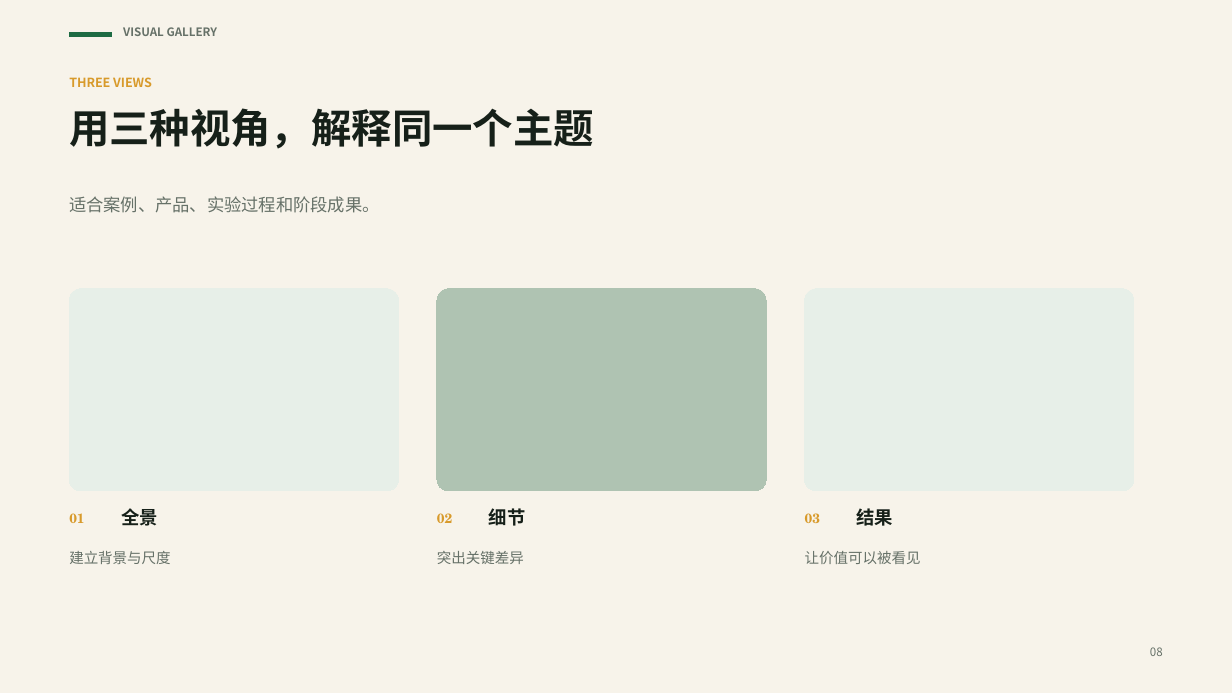
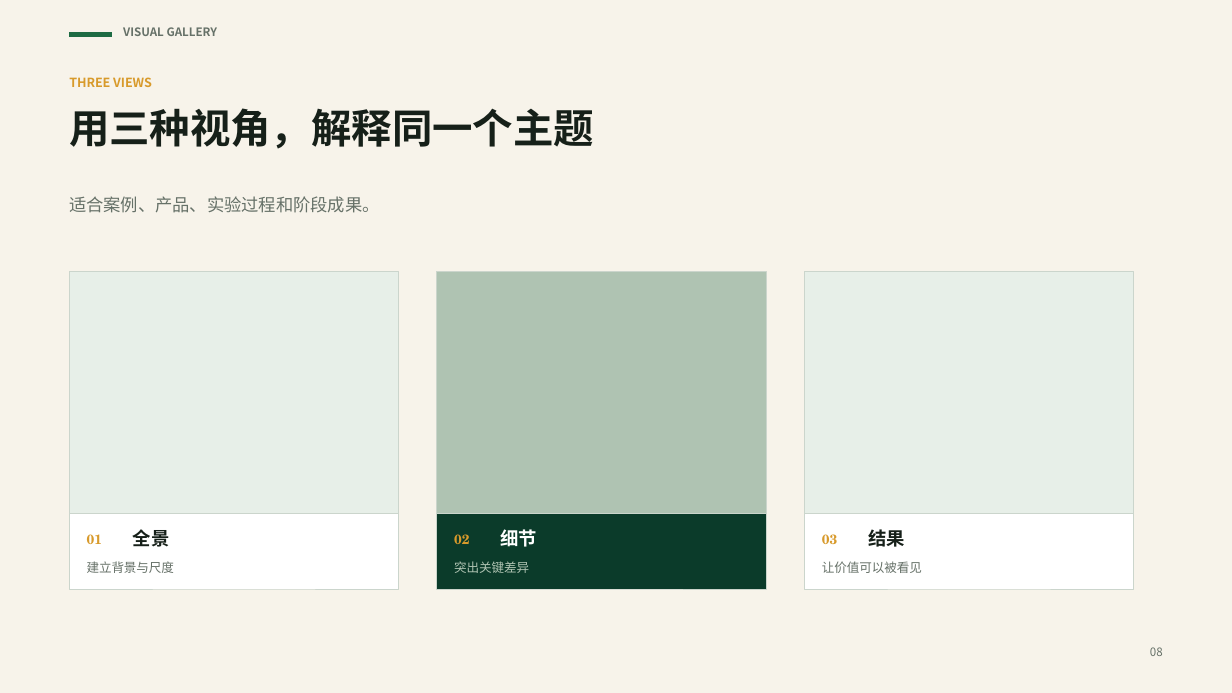
Before and after one commit to zhoy0409-debug/build-premium-pptx, a slide deck: slide 8 of assets/premium-green-layout-kit.pptx. Drawn at 1232x693 pixels with LibreOffice and Linux fonts; fonts in the diff are those of the drawing. Boxes give left, top, right and bottom in pixels: in the first picture for what was removed or moved away, otherwise in the second. Text is boxed around its words. In the diff, an @@ line names an element or a change of style, - is before the commit and + after.

```diff
--- a/assets/premium-green-layout-kit.pptx
+++ b/assets/premium-green-layout-kit.pptx
@@ rectangle: place and size @@
-rectangle at <box>69,288,398,491</box>
+rectangle at <box>69,272,398,514</box>
@@ rectangle at <box>69,272,398,514</box>: rounded rectangle to rectangle; outline #E7EFE8 0 pt to #CBD5CC 0.75 pt @@
@@ rounded rectangle removed at <box>437,288,766,491</box> @@
@@ rectangle added at <box>437,272,766,514</box>, fill #AFC3B2, outline #CBD5CC 0.75 pt @@
@@ rounded rectangle removed at <box>805,288,1134,491</box> @@
@@ rectangle added at <box>805,272,1134,514</box>, fill #E7EFE8, outline #CBD5CC 0.75 pt @@
@@ rectangle added at <box>69,514,398,589</box>, fill #FFFFFF, outline #CBD5CC 0.75 pt @@
@@ text "01": place and size @@
-text "01" at <box>69,513,84,523</box>
+text "01" at <box>87,534,102,544</box>
@@ rectangle added at <box>437,514,766,589</box>, fill #0B3B2A, outline #CBD5CC 0.75 pt @@
@@ text "02": place and size @@
-text "02" at <box>437,513,452,523</box>
+text "02" at <box>454,534,469,544</box>
@@ text "细节" at <box>500,529,537,547</box>: text colour #162019 to #FFFFFF @@
@@ rectangle added at <box>805,514,1134,589</box>, fill #FFFFFF, outline #CBD5CC 0.75 pt @@
@@ text "03": place and size @@
-text "03" at <box>805,513,820,523</box>
+text "03" at <box>822,534,837,544</box>
@@ 3 texts: place and size @@
-3 texts at <box>121,508,894,526</box>
+3 texts at <box>133,529,905,547</box>
@@ text "建立背景与尺度": place and size @@
-text "建立背景与尺度" at <box>69,551,170,564</box>
+text "建立背景与尺度" at <box>87,561,174,573</box>
@@ text "建立背景与尺度" at <box>87,561,174,573</box>: size 11.2 to 9.8 pt @@
@@ text "突出关键差异": place and size @@
-text "突出关键差异" at <box>437,551,524,564</box>
+text "突出关键差异" at <box>454,561,529,573</box>
@@ text "突出关键差异" at <box>454,561,529,573</box>: size 11.2 to 9.8 pt, text colour #667168 to #AFC3B2 @@
@@ text "让价值可以被看见" at <box>822,561,922,573</box>: size 11.2 to 9.8 pt @@
@@ text "让价值可以被看见": place and size @@
-text "让价值可以被看见" at <box>805,551,921,564</box>
+text "让价值可以被看见" at <box>822,561,922,573</box>
```
Also in this commit, not shown: 9 other slides changed, 10 other files.
